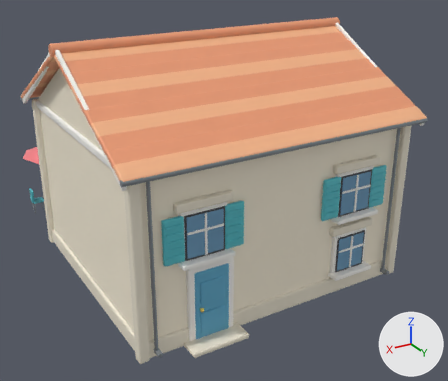
Renders of the FBX model unity/Assets/Resources/Bayview/cafe.fbx from each side of a commit.
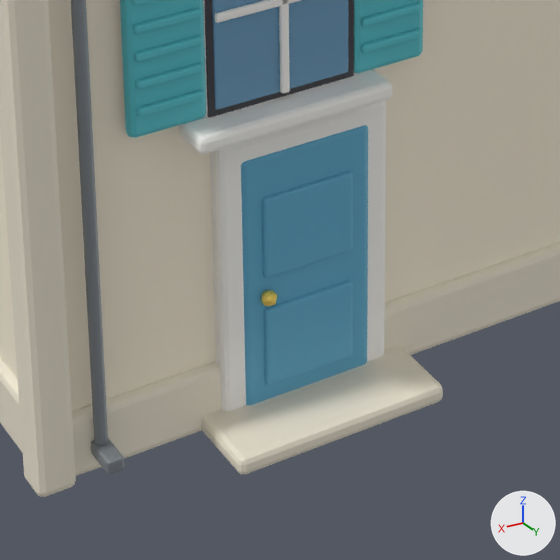
Old and new are each drawn whole from a 50 mm lens placed at (9.68, 16.89, 10.88), pointed at (-0.85, -0.65, 2.1) and again close up on the part from 29% to 63% of the width and 60% to 100% of the height. The axes (+X, +Y, +Z) are drawn at lower right. The lights are the same throughout. The last two pictures show the newer version. Objects named as collision shapes, trigger or cutter boxes, shadow casters or lower levels of detail are left out. Where no turn or scale is listed for an object, it has been applied to the vertices. Vertices at exactly the same position are counted once.

Script lines for the objects in view, before the commit:
```python
me_cube = bpy.data.meshes.new('Cube')
me_cube.from_pydata(...)  # 12516 vertices, 11880 faces; spans x -5.0..5.0, y -8.64..4.7, z -2.74..5.22
me_cube.materials.append(mat_tint_wall)  # pale yellow #fcf2dd
me_cube.materials.append(mat_stone)  # pale yellow #efe7d4
me_cube.materials.append(mat_whitetrim)  # white #fcfaf6
me_cube.materials.append(mat_rooftilelight)  # beige #f9b88b
me_cube.materials.append(mat_rooftile)  # orange #ef9e76
me_cube.materials.append(mat_metal)  # grey #959ba2
me_cube.materials.append(mat_black)  # dark grey #3f3f45
me_cube.materials.append(mat_glass)  # blue #6f9ebf
me_cube.materials.append(mat_tint_shutter)  # cyan #59c4ce
me_cube.materials.append(mat_tint_door)  # blue #61adce
me_cube.materials.append(mat_gold)  # yellow #fddf6f
me_cube.materials.append(mat_glasslit)  # beige #ffefbf
me_cube.materials.append(mat_tint_awning)  # pink #f68186
me_cube.materials.append(mat_canvas)  # white #fcf9f1
me_cube.materials.append(mat_wood)  # brown #c59e73
ob_visual = bpy.data.objects.new('Visual', me_cube)
ob_visual.location = (0.0, 0.0, 2.7)
```
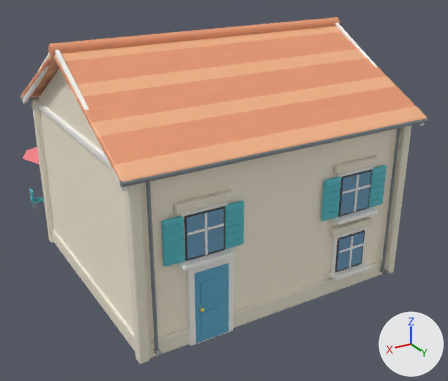
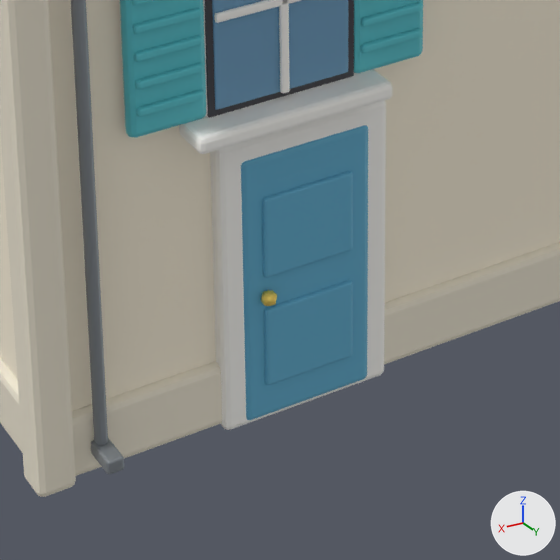
The change, as a list of edits to the scene's bpy script:
```text
Change me_cube:
    used by ob_visual; location = (0.0, 0.0, 2.7)
    remove me_cube.from_pydata(...)  # 12516 vertices, 11880 faces; spans x -5.0..5.0, y -8.64..4.7, z -2.74..5.22
    add me_cube.from_pydata(...)  # 12460 vertices, 11826 faces; spans x -5.0..5.0, y -8.64..4.52, z -3.2..5.22
    me_cube part 1: the loose piece of 56 vertices spanning x 1.5..3.3, y 4.0..4.7, z -2.7..-2.54 is deleted
    other edits to the shape of me_cube do not show in these pictures
```

Boxes [x1, y1, x2, y2] around the edits, measured in the close-ups (560 x 560 px):
part 1 of me_cube, deleted (pale yellow): before [201, 346, 443, 474]
